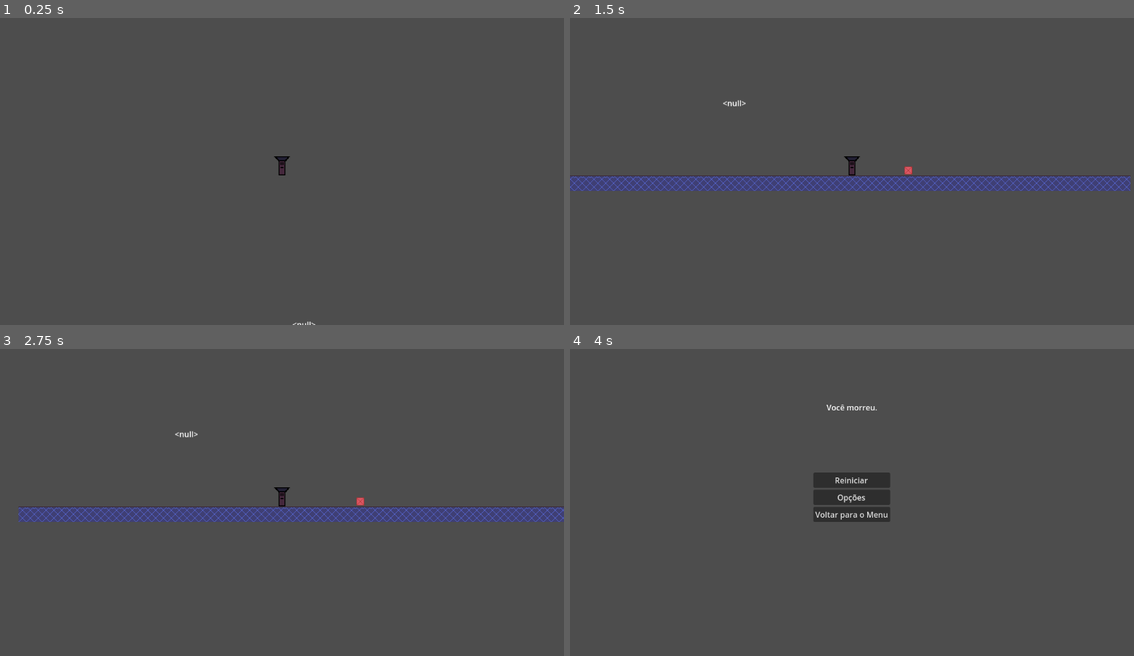
Above: before the commit, frames 1-4 (two rows, left to right).
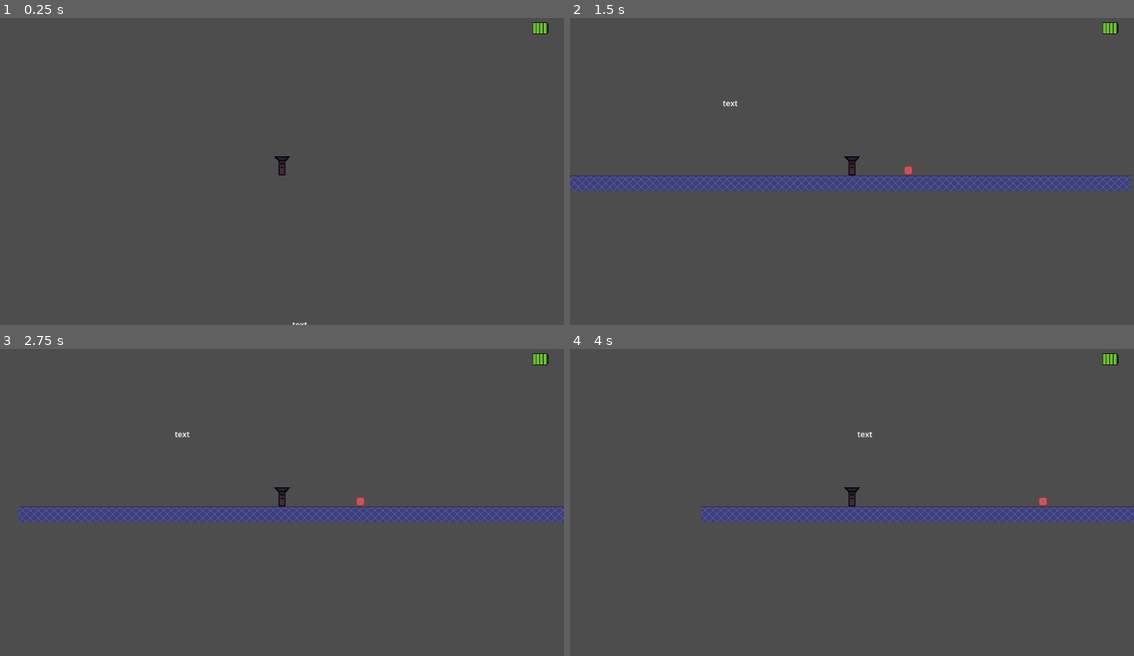
Above: after the commit, the same moments.

Repository: qfaxas/alpha_odicell
Game: Godot game, scene res://cenas/fases/fase_2.tscn
Same seed, same stepped clock (60 frames per second), same inputs: the game is played once before the commit and once after it. This scene is started directly instead of the project's main scene.
Inputs (mouse positions are in pixels of both pictures, inside the frame that each line leads up to):
- Up to frame 1 (0.25 s): no input
- Up to frame 2 (1.5 s): tap Enter (ui_accept) at 0.5, 0.77 s; hold Right (ui_right) from 0.53 s (still down)
- Up to frame 3 (2.75 s): tap Enter (ui_accept) at 1.52 s; release Right (ui_right) at 2.03 s; hold Left (ui_left) from 2.03 s (still down)
- Up to frame 4 (4 s): tap Enter (ui_accept) at 3.02 s; release Left (ui_left) at 3.5 s; click (852, 481) at 3.5 s, where only the run before the commit has a clickable "Reiniciar"

The runs differ from the first frame. In frame 1, 0.1% of the frame differs, in the area x 51-98%, y 1-100%; in frame 2, 0.1%; in frame 3, 0.2%; in frame 4, 5.3%, in the area x 23-100%, y 1-57%.
Error before the commit: Invalid access to property or key 'get_time_left' on a base object of type 'Nil'. (res://scripts/autoload.gd:5)
Error after the commit: Invalid call. Nonexistent function 'comeco' in base 'Node (autoload.gd)'. (res://scripts/fase_2.gd:7)

Commit message:
bateria na camera

Diff:
--- a/cenas/personagem_principal.tscn
+++ b/cenas/personagem_principal.tscn
@@ -1,11 +1,13 @@
-[gd_scene load_steps=3 format=3 uid="uid://c3so6flpnqijv"]
+[gd_scene load_steps=4 format=3 uid="uid://c3so6flpnqijv"]
 
 [ext_resource type="Texture2D" uid="uid://x5am5mog1v2d" path="res://assets/arte/lanterna.png" id="1_sp3t6"]
+[ext_resource type="Texture2D" uid="uid://ditnc4ixywcge" path="res://assets/arte/bateria_cheia.png" id="2_bv4xw"]
 
 [sub_resource type="RectangleShape2D" id="RectangleShape2D_0xoje"]
 size = Vector2(19, 39)
 
 [node name="Personagem_principal" type="CharacterBody2D"]
+position = Vector2(0, -2)
 
 [node name="Sprite2D" type="Sprite2D" parent="."]
 texture_filter = 1
@@ -18,3 +20,7 @@
 
 [node name="Camera2D" type="Camera2D" parent="."]
 position = Vector2(0, 2)
+
+[node name="BateriaCheia" type="Sprite2D" parent="Camera2D"]
+position = Vector2(528, -283)
+texture = ExtResource("2_bv4xw")
--- a/scripts/autoload.gd
+++ b/scripts/autoload.gd
@@ -1,14 +1,7 @@
 extends Node
 
-@onready var energia = $Energia
-
-var tempo_restante = energia.get_time_left
-
-var escuro = false
-
-func _on_timer_timeout():
-	escuro = true
-
-func comeco(valor):
-	energia.wait_time = valor
-	energia.start()
+var fase1 = false
+var fase2 = false
+var fase3 = false
+var fase4 = false
+var fase5 = false
--- a/scripts/personagem_principal.gd
+++ b/scripts/personagem_principal.gd
@@ -6,6 +6,7 @@
 
 # Get the gravity from the project settings to be synced with RigidBody nodes.
 var gravity = ProjectSettings.get_setting("physics/2d/default_gravity")
+
 
 func _physics_process(delta):
 	# Add the gravity.
@@ -26,13 +27,5 @@
 
 	move_and_slide()
 
-	#teste de energia
-	if Autoload.escuro:
-		morrer()
-
-
-
-
-
 func morrer():
 	get_tree().change_scene_to_file("res://cenas/menus/menu_morte.tscn")
